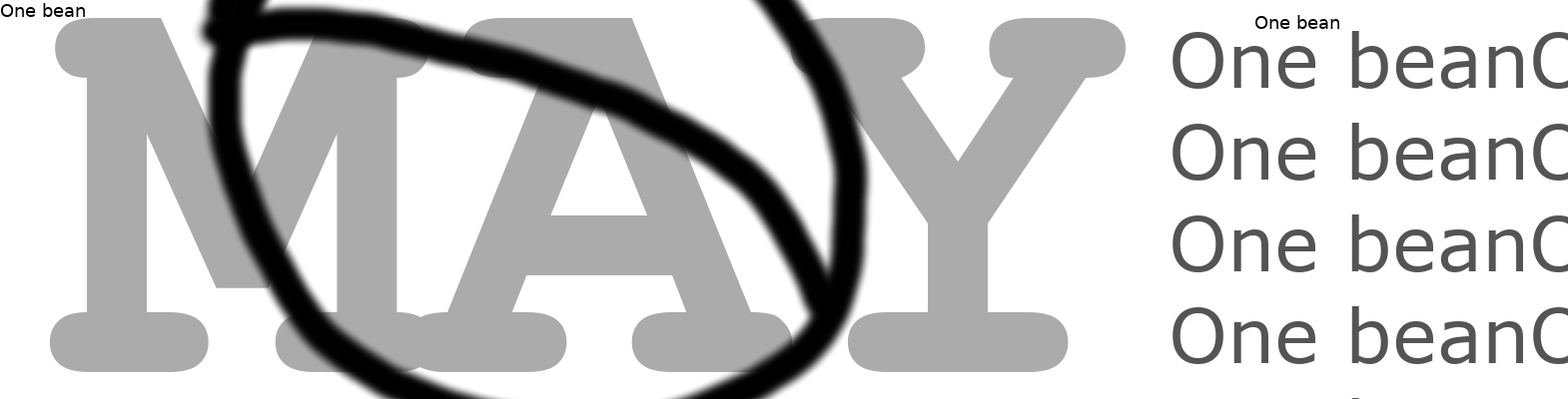
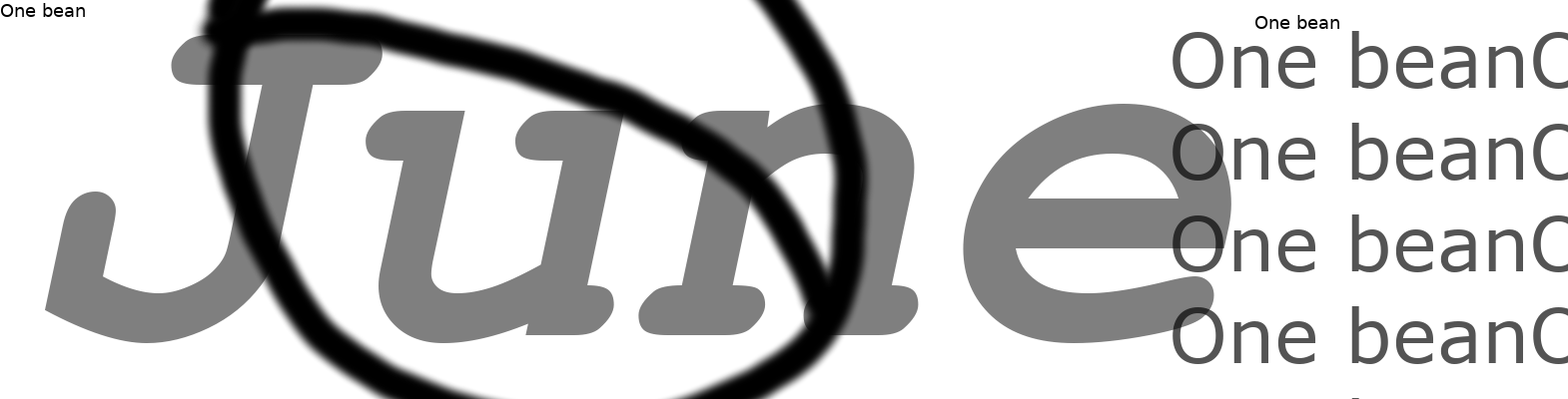
Two versions of the same layered image (1568x399). Layer-by-layer changes:
renamed "MAY" to "June", opacity 33% → 50%, painted on it over [44, 17, 1232, 373]
